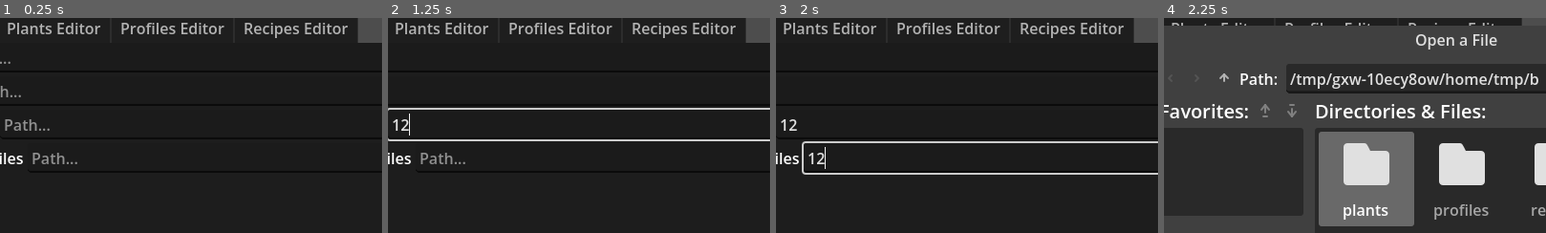
Above: before the commit, frames 1-4 (left to right).
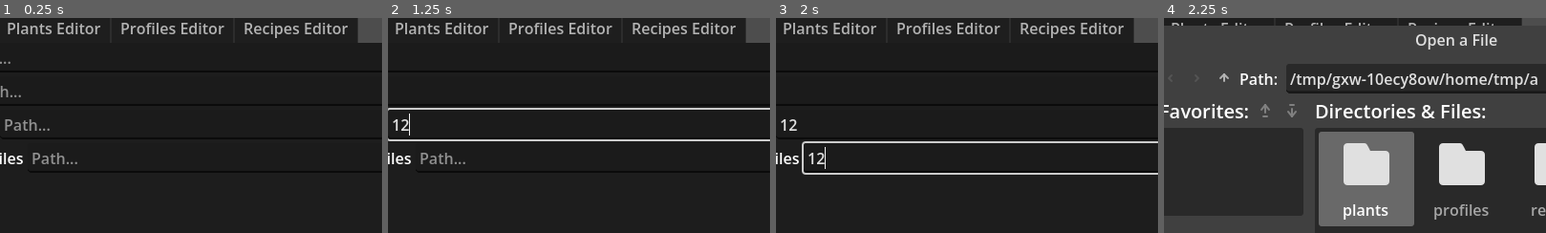
Above: after the commit, the same moments.

Repository: Selinoccino/MDCC_tools
Game: Godot game, scene res://main.tscn
Same seed, same stepped clock (60 frames per second), same inputs: the game is played once before the commit and once after it.
Inputs (mouse positions are % of the whole screen's width and height, from its top left):
- Up to frame 1 (0.25 s): no input
- Up to frame 2 (1.25 s): click (49, 10) at 0.52 s; type "12" at 0.6 s; click (50, 18) at 0.75 s; type "12" at 0.83 s; click (51, 26) at 0.98 s; type "12" at 1.07 s
- Up to frame 3 (2 s): click (53, 34) at 1.27 s; type "12" at 1.35 s
- Up to frame 4 (2.25 s): click "Browse" at 2 s
The pictures show only the part of the screen within x 12-62%, y 1-51%; the shares and areas given below are measured in that part.

Frames 1-3 are identical in both runs. In frame 4, less than 0.1% of the frame differs, in the area x 95-98%, y 25-32%.

Commit message:
fix deleting

Diff:
--- a/plants/PlantItem.gd
+++ b/plants/PlantItem.gd
@@ -4,6 +4,7 @@
 signal idChanged
 signal amountChanged
 signal deleted
+signal needsUpdate
 
 var amountsb : SpinBox
 var idEdit : LineEdit
@@ -61,6 +62,10 @@
 
 	add_child(vb)
 
+	amountChanged.connect(needsUpdate.emit.unbind(1))
+	idChanged.connect(needsUpdate.emit.unbind(1))
+	deleted.connect(needsUpdate.emit)
+
 
 func setAmount(new:int) -> void:
 	amountsb.set_value_no_signal(new)
@@ -73,10 +78,3 @@
 
 func setId(new:String) -> void:
 	idEdit.text = new
-
-
-func onIdChanged(_new_id:String) -> void:
-	emit_signal("idChanged")
-
-func onAmountChanged(_new) -> void:
-	emit_signal("amountChanged")
--- a/plants/PlantItem.tscn
+++ b/plants/PlantItem.tscn
@@ -1,8 +1,9 @@
-[gd_scene format=2]
+[gd_scene format=3 uid="uid://duh6hn5fnetcm"]
 
 [ext_resource type="Script" uid="uid://vu128ds3olbt" path="res://plants/PlantItem.gd" id="1"]
 
-[node name="PlantItem" type="PanelContainer"]
+[node name="PlantItem" type="PanelContainer" unique_id=325022270]
+anchors_preset = 15
 anchor_right = 1.0
 anchor_bottom = 1.0
-script = ExtResource( 1 )
+script = ExtResource("1")
--- a/plants/plantsEditor.gd
+++ b/plants/plantsEditor.gd
@@ -169,8 +169,9 @@
 	nt.setId(id)
 	nt.setAmount(amount)
 
-	for itemSignal in ["idChanged", "amountChanged", "deleted"]:
-		nt.connect(itemSignal, Callable(self, "rebuildSelectedItems").bind(type))
+
+	nt.deleted.connect(nt.queue_free)
+	nt.needsUpdate.connect(rebuildSelectedItems.bind(type))
 
 	if dorebuild:
 		rebuildSelectedItems(type)
